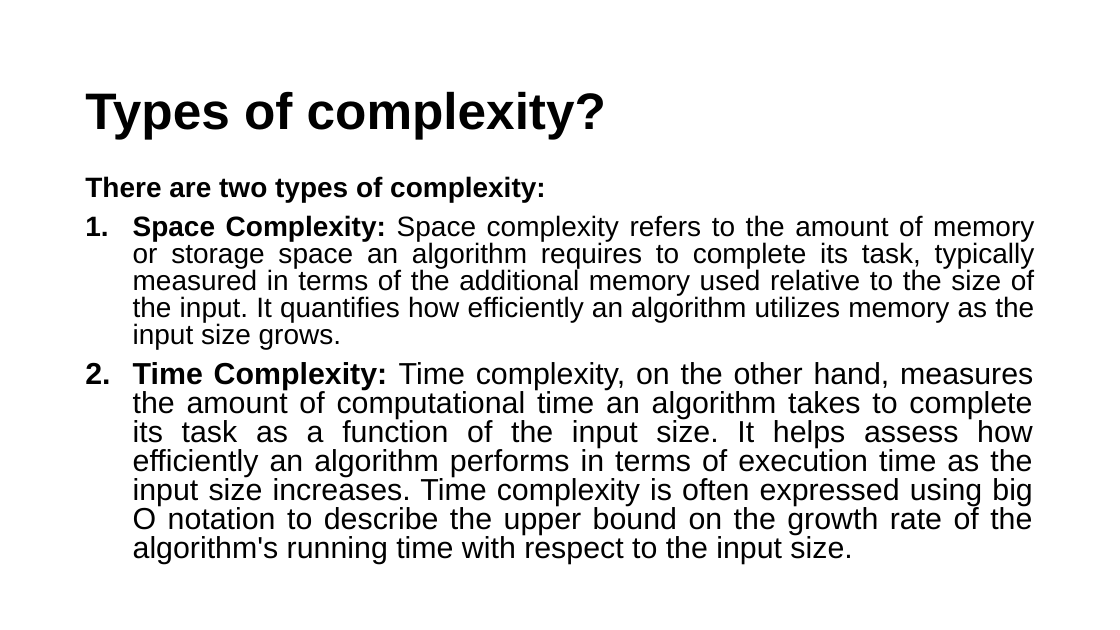
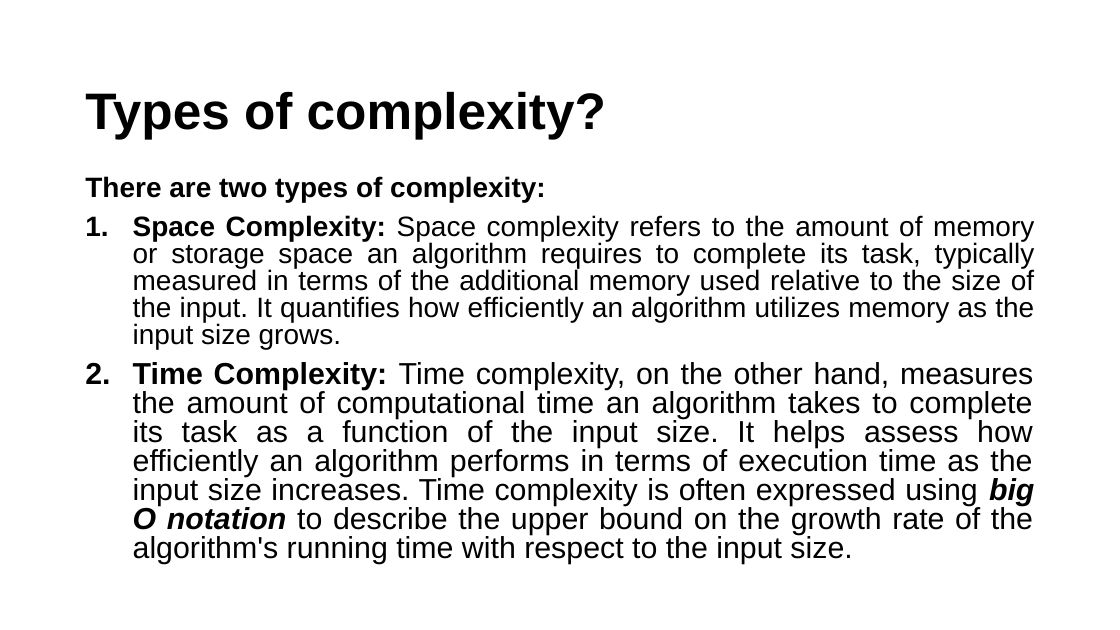
Before and after one commit to alaminbhuyan/DSA-In-Python, a slide deck: slide 9 of Design & Analysis Of Algorithm PDF/DAA.pptx. Drawn at 1120x630 pixels with LibreOffice and Linux fonts; fonts in the diff are those of the drawing. Boxes give left, top, right and bottom in pixels: in the first picture for what was removed or moved away, otherwise in the second. Text is boxed around its words. In the diff, an @@ line names an element or a change of style, - is before the commit and + after.

Commit message:
add some text on DAA.pptx

```diff
--- a/Design & Analysis Of Algorithm PDF/DAA.pptx
+++ b/Design & Analysis Of Algorithm PDF/DAA.pptx
@@ text at <box>133,362,1034,565</box>: bold on, italic on in "big O notation" @@
```
Also in this commit, not shown: 2 other slides changed, 2 slides added.
